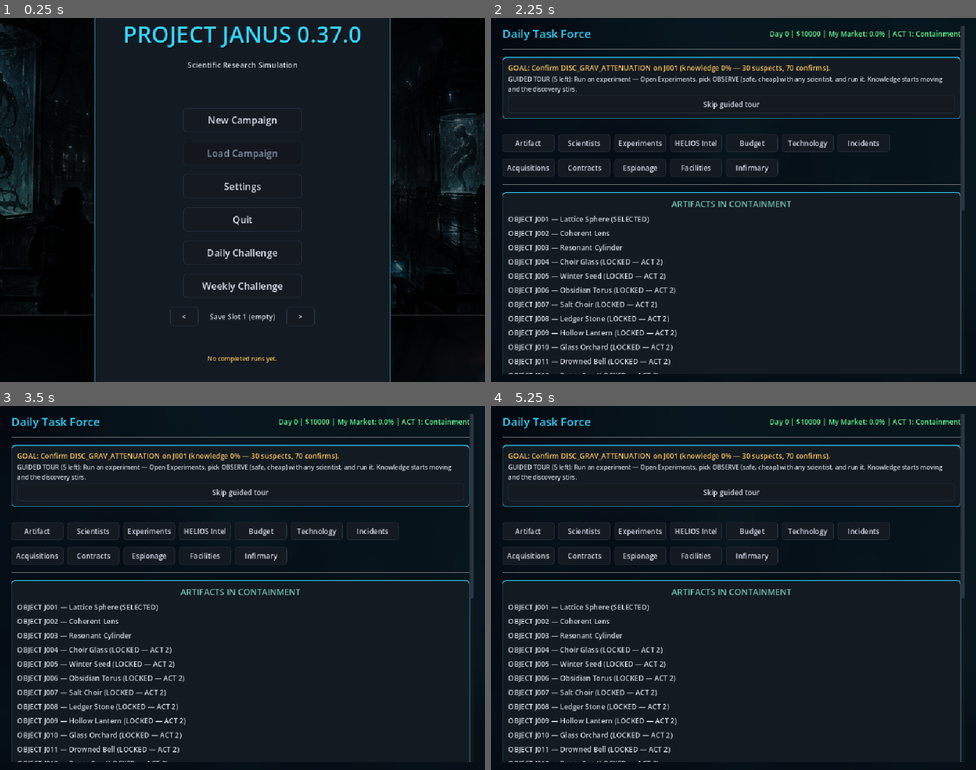
Above: before the commit, frames 1-4 (two rows, left to right).
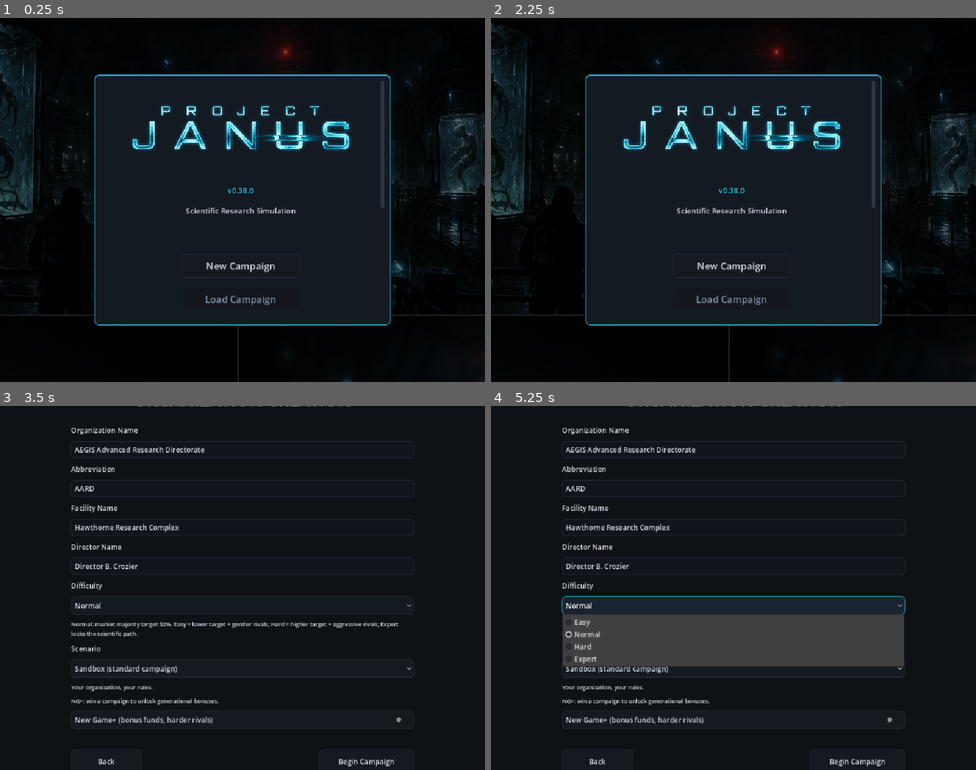
Above: after the commit, the same moments.

Repository: lutecian/project-janus
Game: Godot game, scene res://scenes/main/main_menu.tscn
Same seed, same stepped clock (60 frames per second), same inputs: the game is played once before the commit and once after it.
Inputs (mouse positions are in pixels of both pictures, inside the frame that each line leads up to):
- Up to frame 1 (0.25 s): no input
- Up to frame 2 (2.25 s): click "Settings" at 0.5 s; click (733, 323) at 1.25 s, where only the run before the commit has a clickable "Back to Menu"; click (733, 250) at 2 s, where only the run before the commit has a clickable "Daily Challenge"
- Up to frame 3 (3.5 s): click (242, 653) at 2.75 s, where only the run after the commit has a clickable "New Campaign"
- Up to frame 4 (5.25 s): click (597, 762) at 3.5 s, where only the run after the commit has a clickable "Back"; click (733, 653) at 4.25 s, where only the run after the commit has a clickable "New Campaign"; click (733, 606) at 5 s, where only the run after the commit has a clickable "Normal"

The runs differ from the first frame. In frame 1, 22% of the frame differs, in the area x 19-81%, y 0-100%; in frame 2, 40%, in the area x 0-100%, y 0-100%; in frame 3, 12%; in frame 4, 21%.

Commit message:
JANUS 0.38 store-ready art
- Transparent logo in repo + on main menu
- Fixed latent menu overflow (Card centered, top cut on small windows)
- Steam set built at spec, 231px legibility passes
- 28 suites green

Diff:
--- a/scenes/main/main_menu.gd
+++ b/scenes/main/main_menu.gd
@@ -1,17 +1,18 @@
 extends Control
 
-@onready var btn_new: Button = $Card/VBox/btn_new_campaign
-@onready var btn_load: Button = $Card/VBox/btn_load_campaign
-@onready var btn_settings: Button = $Card/VBox/btn_settings
-@onready var btn_quit: Button = $Card/VBox/btn_quit
-@onready var btn_daily: Button = $Card/VBox/btn_daily
-@onready var btn_weekly: Button = $Card/VBox/btn_weekly
-@onready var btn_slot_prev: Button = $Card/VBox/slot_row/btn_slot_prev
-@onready var btn_slot_next: Button = $Card/VBox/slot_row/btn_slot_next
-@onready var slot_label: Label = $Card/VBox/slot_row/slot_label
-@onready var title_label: Label = $Card/VBox/title_label
-@onready var status_label: Label = $Card/VBox/status_label
-@onready var legacy_label: Label = $Card/VBox/legacy_label
+@onready var btn_new: Button = $Card/Scroll/VBox/btn_new_campaign
+@onready var btn_load: Button = $Card/Scroll/VBox/btn_load_campaign
+@onready var btn_settings: Button = $Card/Scroll/VBox/btn_settings
+@onready var btn_quit: Button = $Card/Scroll/VBox/btn_quit
+@onready var btn_daily: Button = $Card/Scroll/VBox/btn_daily
+@onready var btn_weekly: Button = $Card/Scroll/VBox/btn_weekly
+@onready var btn_slot_prev: Button = $Card/Scroll/VBox/slot_row/btn_slot_prev
+@onready var btn_slot_next: Button = $Card/Scroll/VBox/slot_row/btn_slot_next
+@onready var slot_label: Label = $Card/Scroll/VBox/slot_row/slot_label
+@onready var title_label: Label = $Card/Scroll/VBox/title_label
+@onready var logo_rect: TextureRect = $Card/Scroll/VBox/logo_rect
+@onready var status_label: Label = $Card/Scroll/VBox/status_label
+@onready var legacy_label: Label = $Card/Scroll/VBox/legacy_label
 
 var _confirm_dialog: ConfirmationDialog
 var _pending_daily := false
@@ -27,7 +28,15 @@
 	btn_slot_prev.pressed.connect(_on_slot_step.bind(-1))
 	btn_slot_next.pressed.connect(_on_slot_step.bind(1))
 	_update_slot_ui()
-	title_label.text = "PROJECT JANUS " + GameState.GAME_VERSION
+	var logo_tex: Texture2D = load("res://assets/art/keyart/logo_transparent.png") as Texture2D
+	if logo_tex != null:
+		logo_rect.texture = logo_tex
+		logo_rect.visible = true
+		title_label.text = "v" + GameState.GAME_VERSION
+		title_label.add_theme_font_size_override("font_size", 16)
+	else:
+		logo_rect.visible = false
+		title_label.text = "PROJECT JANUS " + GameState.GAME_VERSION
 	status_label.text = ""
 	legacy_label.text = GameState.get_legacy_line()
 	AudioManager.start_music("menu")
--- a/scenes/main/main_menu.tscn
+++ b/scenes/main/main_menu.tscn
@@ -37,13 +37,25 @@
 grow_vertical = 2
 theme_type_variation = &"accent_card"
 
-[node name="VBox" type="VBoxContainer" parent="Card"]
+[node name="Scroll" type="ScrollContainer" parent="Card"]
+layout_mode = 2
+size_flags_horizontal = 3
+size_flags_vertical = 3
+
+[node name="VBox" type="VBoxContainer" parent="Card/Scroll"]
 layout_mode = 2
 size_flags_horizontal = 3
 size_flags_vertical = 3
 theme_override_constants/separation = 20
 
-[node name="title_label" type="Label" parent="Card/VBox"]
+[node name="logo_rect" type="TextureRect" parent="Card/Scroll/VBox"]
+layout_mode = 2
+custom_minimum_size = Vector2(0, 200)
+size_flags_horizontal = 3
+expand_mode = 1
+stretch_mode = 5
+
+[node name="title_label" type="Label" parent="Card/Scroll/VBox"]
 layout_mode = 2
 theme_override_font_sizes/font_size = 48
 theme_override_colors/font_color = Color(0.2, 0.84, 1, 1)
@@ -53,70 +65,70 @@
 text = "PROJECT JANUS"
 horizontal_alignment = 1
 
-[node name="Subtitle" type="Label" parent="Card/VBox"]
+[node name="Subtitle" type="Label" parent="Card/Scroll/VBox"]
 layout_mode = 2
 theme_override_font_sizes/font_size = 16
 text = "Scientific Research Simulation"
 horizontal_alignment = 1
 
-[node name="Spacer" type="Control" parent="Card/VBox"]
+[node name="Spacer" type="Control" parent="Card/Scroll/VBox"]
 layout_mode = 2
 custom_minimum_size = Vector2(0, 40)
 size_flags_vertical = 3
 
-[node name="btn_new_campaign" type="Button" parent="Card/VBox"]
+[node name="btn_new_campaign" type="Button" parent="Card/Scroll/VBox"]
 layout_mode = 2
 custom_minimum_size = Vector2(250, 50)
 size_flags_horizontal = 4
 theme_override_font_sizes/font_size = 20
 text = "New Campaign"
 
-[node name="btn_load_campaign" type="Button" parent="Card/VBox"]
+[node name="btn_load_campaign" type="Button" parent="Card/Scroll/VBox"]
 layout_mode = 2
 custom_minimum_size = Vector2(250, 50)
 size_flags_horizontal = 4
 theme_override_font_sizes/font_size = 20
 text = "Load Campaign"
 
-[node name="btn_settings" type="Button" parent="Card/VBox"]
+[node name="btn_settings" type="Button" parent="Card/Scroll/VBox"]
 layout_mode = 2
 custom_minimum_size = Vector2(250, 50)
 size_flags_horizontal = 4
 theme_override_font_sizes/font_size = 20
 text = "Settings"
 
-[node name="btn_quit" type="Button" parent="Card/VBox"]
+[node name="btn_quit" type="Button" parent="Card/Scroll/VBox"]
 layout_mode = 2
 custom_minimum_size = Vector2(250, 50)
 size_flags_horizontal = 4
 theme_override_font_sizes/font_size = 20
 text = "Quit"
 
-[node name="btn_daily" type="Button" parent="Card/VBox"]
+[node name="btn_daily" type="Button" parent="Card/Scroll/VBox"]
 layout_mode = 2
 custom_minimum_size = Vector2(250, 50)
 size_flags_horizontal = 4
 theme_override_font_sizes/font_size = 20
 text = "Daily Challenge"
 
-[node name="btn_weekly" type="Button" parent="Card/VBox"]
+[node name="btn_weekly" type="Button" parent="Card/Scroll/VBox"]
 layout_mode = 2
 custom_minimum_size = Vector2(250, 50)
 size_flags_horizontal = 4
 theme_override_font_sizes/font_size = 20
 text = "Weekly Challenge"
 
-[node name="slot_row" type="HBoxContainer" parent="Card/VBox"]
+[node name="slot_row" type="HBoxContainer" parent="Card/Scroll/VBox"]
 layout_mode = 2
 theme_override_constants/separation = 8
 alignment = 1
 
-[node name="btn_slot_prev" type="Button" parent="Card/VBox/slot_row"]
+[node name="btn_slot_prev" type="Button" parent="Card/Scroll/VBox/slot_row"]
 layout_mode = 2
 custom_minimum_size = Vector2(60, 40)
 text = "<"
 
-[node name="slot_label" type="Label" parent="Card/VBox/slot_row"]
+[node name="slot_label" type="Label" parent="Card/Scroll/VBox/slot_row"]
 layout_mode = 2
 custom_minimum_size = Vector2(170, 40)
 theme_override_font_sizes/font_size = 15
@@ -124,17 +136,17 @@
 horizontal_alignment = 1
 vertical_alignment = 1
 
-[node name="btn_slot_next" type="Button" parent="Card/VBox/slot_row"]
+[node name="btn_slot_next" type="Button" parent="Card/Scroll/VBox/slot_row"]
 layout_mode = 2
 custom_minimum_size = Vector2(60, 40)
 text = ">"
 
-[node name="Spacer2" type="Control" parent="Card/VBox"]
+[node name="Spacer2" type="Control" parent="Card/Scroll/VBox"]
 layout_mode = 2
 custom_minimum_size = Vector2(0, 20)
 size_flags_vertical = 3
 
-[node name="legacy_label" type="Label" parent="Card/VBox"]
+[node name="legacy_label" type="Label" parent="Card/Scroll/VBox"]
 layout_mode = 2
 theme_override_font_sizes/font_size = 13
 theme_override_colors/font_color = Color(1, 0.8, 0.4, 1)
@@ -142,7 +154,7 @@
 horizontal_alignment = 1
 autowrap_mode = 2
 
-[node name="status_label" type="Label" parent="Card/VBox"]
+[node name="status_label" type="Label" parent="Card/Scroll/VBox"]
 layout_mode = 2
 theme_override_font_sizes/font_size = 14
 text = ""
--- a/scripts/autoload/game_state.gd
+++ b/scripts/autoload/game_state.gd
@@ -1,6 +1,6 @@
 extends Node
 
-const GAME_VERSION := "0.37.0"
+const GAME_VERSION := "0.38.0"
 const ObservationSimulator = preload("res://scripts/simulation/observation_simulator.gd")
 
 var campaign_id: String = ""
--- /dev/null
+++ b/tests/dbg_art.gd
@@ -0,0 +1,19 @@
+extends Node
+
+func _ready():
+	_setup.call_deferred()
+
+func _setup():
+	GameState.initialize_new_campaign({"name": "Art Debug"})
+	var pack: PackedScene = load("res://scenes/main/main_menu.tscn")
+	var inst: Node = pack.instantiate()
+	get_tree().root.add_child(inst)
+	await get_tree().process_frame
+	await get_tree().process_frame
+	await get_tree().process_frame
+	for path in ["Card", "Card/VBox", "Card/VBox/logo_rect", "Card/VBox/title_label"]:
+		var c: Control = inst.get_node(path) as Control
+		print("DBG %s pos=%s size=%s vis=%s" % [path, c.position, c.size, c.visible])
+	var vbox: BoxContainer = inst.get_node("Card/VBox") as BoxContainer
+	print("DBG vbox alignment=%d" % vbox.alignment)
+	get_tree().quit()
--- /dev/null
+++ b/tests/dbg_art.tscn
@@ -0,0 +1,6 @@
+[gd_scene load_steps=2 format=3]
+
+[ext_resource type="Script" path="res://tests/dbg_art.gd" id="1_script"]
+
+[node name="DbgArt" type="Node"]
+script = ExtResource("1_script")
Binary file added: assets/art/keyart/logo_transparent.png
Not shown, changed: CHANGELOG.md
